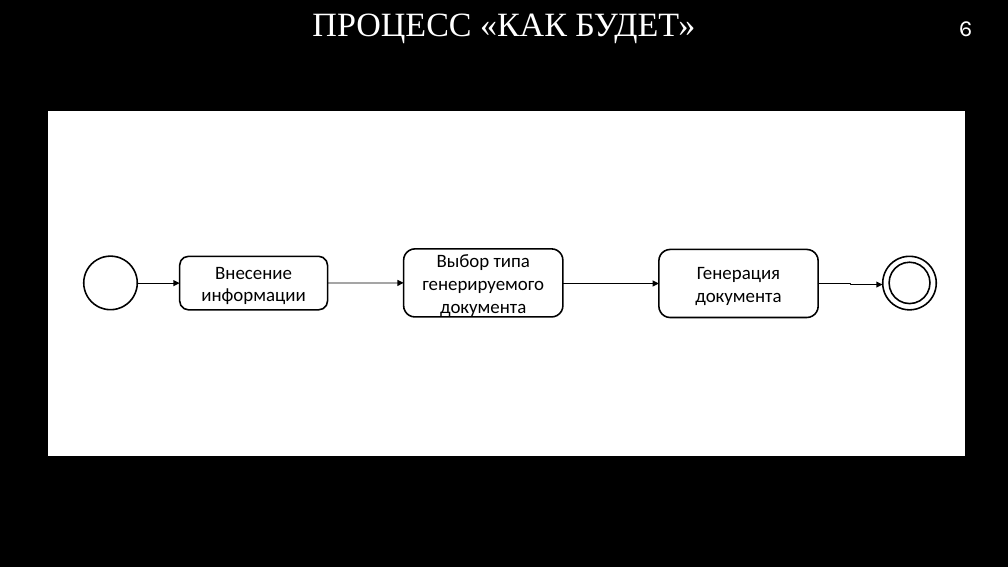
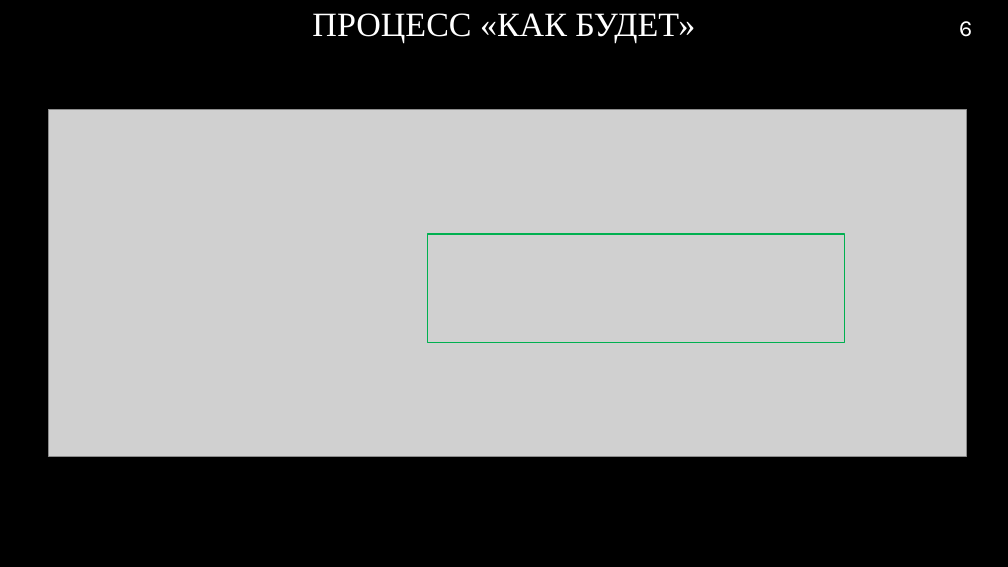
Before and after one commit to RAdKuzur/ASTU, a slide deck: slide 6 of Дипломная работа/Консультации Хоменко/Презентация v3.0.pptx. Drawn at 1008x567 pixels with LibreOffice and Linux fonts; fonts in the diff are those of the drawing; grey boxes stand for pictures; background and template pictures are left out. Boxes give left, top, right and bottom in pixels: in the first picture for what was removed or moved away, otherwise in the second. Text is boxed around its words. In the diff, an @@ line names an element or a change of style, - is before the commit and + after.

```diff
--- a/Дипломная работа/Консультации Хоменко/Презентация v3.0.pptx
+++ b/Дипломная работа/Консультации Хоменко/Презентация v3.0.pptx
@@ picture added at (48, 110, 967, 456) @@
@@ rectangle added at (428, 234, 845, 343), outline #00B050 1.5 pt @@
@@ ellipse removed at (84, 256, 138, 310) @@
@@ rounded rectangle removed at (180, 256, 328, 310) @@
-Внесение информации
@@ rounded rectangle removed at (404, 249, 563, 317) @@
-Выбор типа генерируемого документа
@@ rounded rectangle removed at (659, 250, 819, 318) @@
-Генерация документа
@@ ellipse removed at (883, 256, 937, 310) @@
@@ ellipse removed at (889, 262, 930, 304) @@
@@ elbow arrow removed from (138, 283) to (180, 283) @@
@@ arrow removed from (327, 283) to (404, 283) @@
@@ elbow arrow removed from (563, 283) to (659, 284) @@
@@ elbow arrow removed from (818, 284) to (882, 284) @@
```
Also in this commit, not shown: 4 other slides changed, 3 slides added, 1 slide removed, 2 other files.
